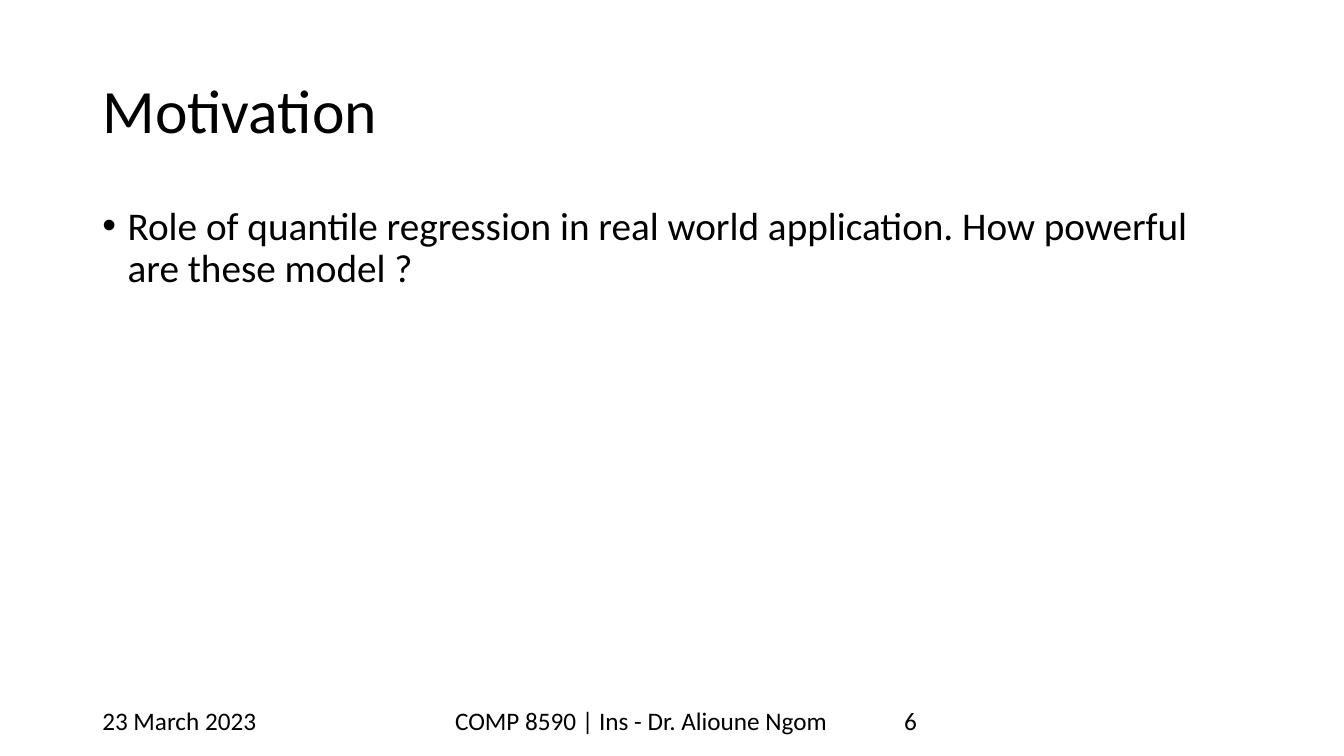
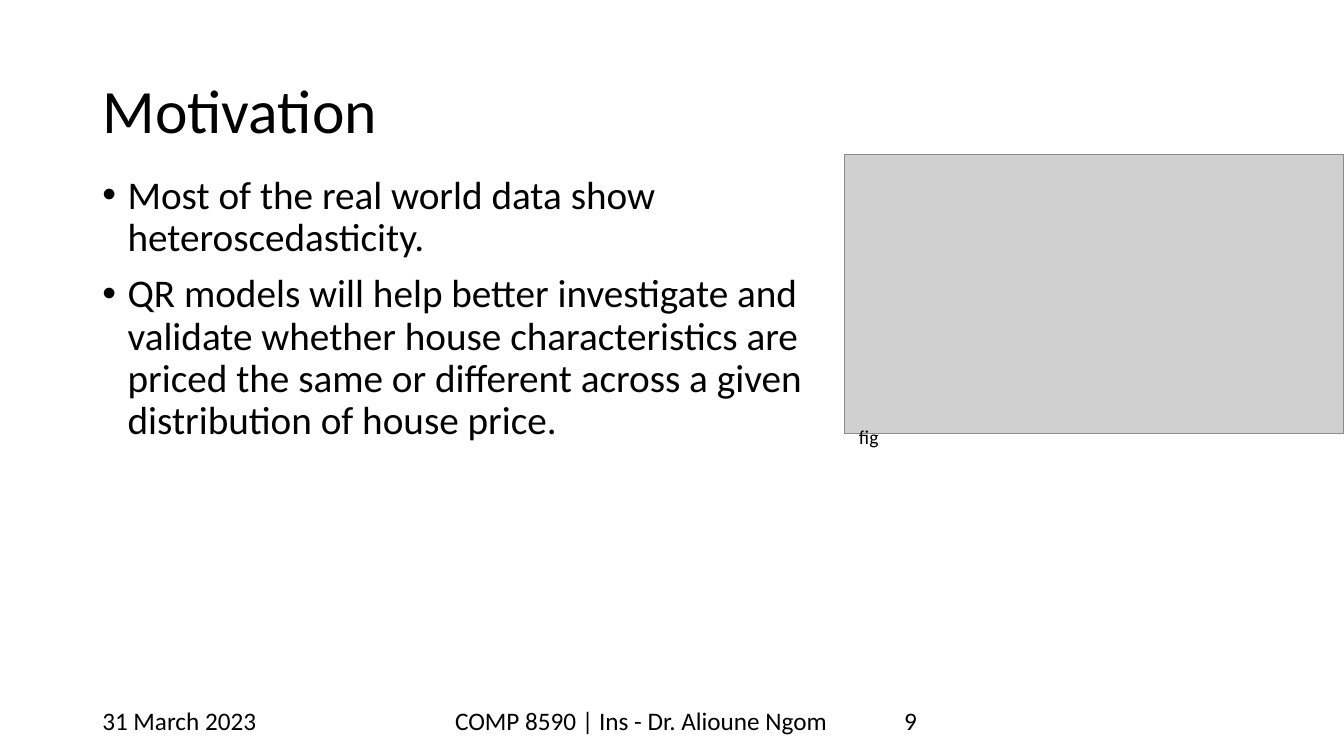
Before and after one commit to mayankkom-dev/stats_final_proj, a slide deck: slide 9 of uwindsortemp_yellowstripe_widescreen (1).pptx (slide 6 before the commit). Drawn at 1344x756 pixels with LibreOffice and Linux fonts; fonts in the diff are those of the drawing; grey boxes stand for pictures; background and template pictures are left out. Boxes give left, top, right and bottom in pixels: in the first picture for what was removed or moved away, otherwise in the second. Text is boxed around its words. In the diff, an @@ line names an element or a change of style, - is before the commit and + after.

```diff
--- a/uwindsortemp_yellowstripe_widescreen (1).pptx
+++ b/uwindsortemp_yellowstripe_widescreen (1).pptx
@@ picture added at box(845, 154, 1344, 434) @@
@@ text at box(128, 181, 802, 441): text changed @@
-• Role of quantile regression in real world application. How powerful are these model ?
+• Most of the real world data show heteroscedasticity.
+• QR models will help better investigate and validate whether house characteristics are priced the same or different across a given distribution of house price.
@@ text added at box(859, 430, 879, 450), 14 pt, text #000000 @@
+fig
@@ text at box(102, 712, 256, 730): text changed @@
-23 March 2023
+31 March 2023
@@ page number at box(904, 713, 917, 730): text changed @@
-6
+9
```
Also in this commit, not shown: 29 other slides changed, 6 slides added, 2 slides removed.
